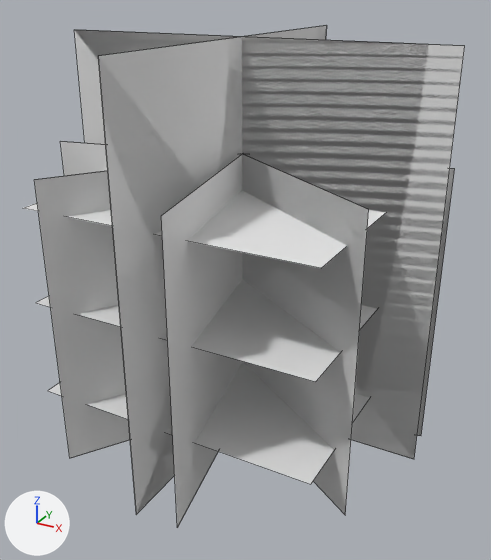
Two versions of the Blender file Blender Models/Bosje_Suikerspin.blend, one commit apart.
The view is the same before and after, from a 50 mm camera at (1.6, -2.88, 2.23) aimed at (0.05, -0.06, 0.82). Lighting does not change. The marker at lower left points along +X, +Y and +Z. Mesh edges are drawn as thin lines.

The first picture shows 'Bush_CottonCandy'.
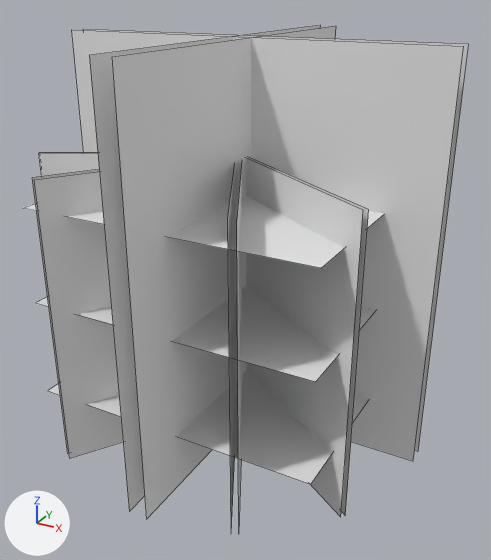
Changed parts and their boxes (x1, y1, x2, y2) in the pictures (491 x 560 px; the box of a moved part takes in the faces that stretch with it):
'Bush_CottonCandy', reshaped, moved
    before: (24, 25, 465, 528)
    after: (24, 25, 469, 527)
part 1 of me_bush_cottoncandy, moved or reshaped
    before: (74, 30, 465, 458)
    after: (72, 30, 464, 461)
part 2 of me_bush_cottoncandy, moved or reshaped
    before: (74, 30, 463, 459)
    after: (83, 29, 469, 452)
part 3 of me_bush_cottoncandy, moved or reshaped
    before: (99, 25, 326, 471)
    after: (112, 26, 336, 518)
part 4 of me_bush_cottoncandy, moved or reshaped
    before: (24, 190, 386, 268)
    after: (36, 286, 376, 382)
part 5 of me_bush_cottoncandy, moved or reshaped
    before: (36, 279, 377, 382)
    after: (24, 196, 384, 268)
part 6 of me_bush_cottoncandy, moved or reshaped
    before: (98, 33, 280, 515)
    after: (89, 25, 320, 512)
part 7 of me_bush_cottoncandy, deleted
    before: (48, 27, 455, 528)
part 8 of me_bush_cottoncandy, built on
    before: (34, 154, 369, 515)
    after: (32, 152, 369, 527)

The change, as a diff of the scene's bpy script:
```diff
--- a/Blender Models/Bosje_Suikerspin.blend.py
+++ b/Blender Models/Bosje_Suikerspin.blend.py
@@ me_bush_cottoncandy @@
 # used by ob_bush_cottoncandy; location = (0.0, 0.0, 1.0); rotation_euler = (1.571, 0.0, 0.0), in degrees (90, 0, 0)
-me_bush_cottoncandy.from_pydata(...)  # 68 vertices, 17 faces; spans x -1.0..1.0, y -1.0..1.0, z -1.0..1.0
+me_bush_cottoncandy.from_pydata(...)  # 60 vertices, 15 faces; spans x -1.0..1.0, y 0.0..2.0, z -1.0..1.0
+# me_bush_cottoncandy part 1: the loose piece of 4 vertices spanning x -1.0..1.0, y -1.0..1.0, z 0.0 is moved by (0.0, 1.0, 0.02)
+# me_bush_cottoncandy part 2: the loose piece of 4 vertices spanning x -1.0..1.0, y -1.0..1.0, z 0.0 is moved by (0.0, 1.0, -0.07)
+# me_bush_cottoncandy part 3: the loose piece of 4 vertices spanning x 0.0, y -1.0..1.0, z -1.0..1.0 is moved by (0.06, 1.0, 0.0)
+# me_bush_cottoncandy part 4: the loose piece of 4 vertices spanning x -0.74..0.74, y 0.28, z -0.74..0.74 is moved by (0.0, 0.52, 0.0)
+# me_bush_cottoncandy part 5: the loose piece of 4 vertices spanning x -0.74..0.74, y -0.21, z -0.74..0.74 is moved by (0.0, 1.48, 0.0)
+# me_bush_cottoncandy part 6: the loose piece of 4 vertices spanning x 0.0, y -1.0..1.0, z -1.0..1.0 is moved by (-0.04, 1.0, 0.0)
+# me_bush_cottoncandy part 7: 7 loose pieces with 28 vertices, spanning x -0.98..0.98, y -1.0..1.0, z -1.0..1.0, are deleted
+# me_bush_cottoncandy part 8
+# 16 vertices are removed from x -0.84..0.84, y -1.0..0.46, z -0.84..0.84
+# 4 faces are deleted
+# 20 vertices are added at x -0.89..0.88, y 0.0..0.29, z -0.89..0.9
+# 16 new vertices lie (0.0, 1.46, 0.0) away from vertices in x -0.89..0.88, y 0.0, z -0.89..0.9
+# 9 new faces join them
 me_bush_cottoncandy.materials.append(mat_bush_cottoncandym)
@@ ob_bush_cottoncandy @@
 ob_bush_cottoncandy = bpy.data.objects.new('Bush_CottonCandy', me_bush_cottoncandy)
-ob_bush_cottoncandy.location = (0.0, 0.0, 1.0)
+ob_bush_cottoncandy.location = (0.0, 0.0, 0.0)
 ob_bush_cottoncandy.rotation_euler = (1.571, 0.0, 0.0)  # degrees (90, 0, 0)
```
